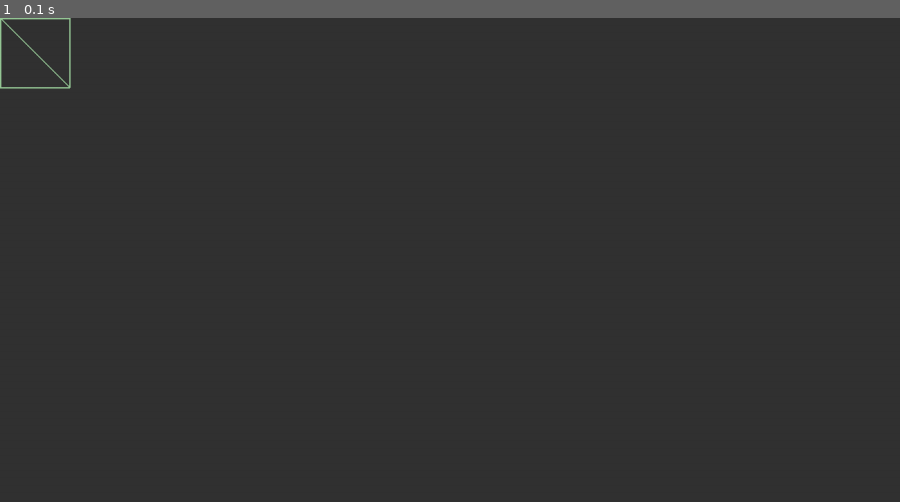
Above: before the commit, frame 1.
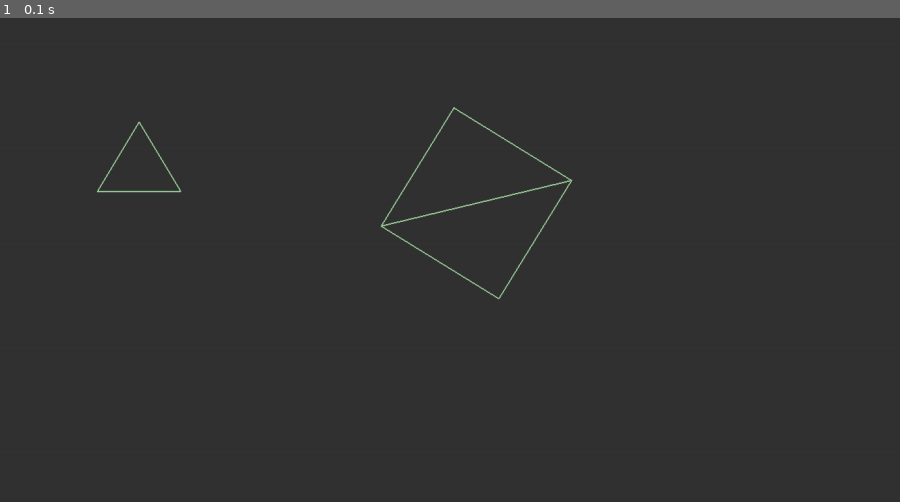
Above: after the commit, the same moment.

Repository: chebur5581/GraphicEngine_v1
Game: pygame game, started from 2D/main.py
Same seed, same stepped clock (60 frames per second), same inputs: the game is played once before the commit and once after it.
Inputs:
- Up to frame 1 (0.1 s): no input

The runs differ from the first frame. In frame 1, 0.6% of the frame differs, in the area x 0-64%, y 0-59%.

Commit message:
some fixing

Diff:
--- a/2D/object.py
+++ b/2D/object.py
@@ -1,6 +1,7 @@
 import pygame as pg
 import numpy as np
 import math
+
 
 class Object():  # класс для создания объектов.
     def __init__(self, vertex, facets, pos, screen):
@@ -28,3 +29,7 @@
             poly[vert[0]][0] += self.x  # смещение
             poly[vert[0]][1] += self.y
         pg.draw.polygon(self.screen, (150, 200, 150), poly, 2)
+
+    def rotate_z(self, angle):
+        self.basis = np.array([(math.cos(angle), -math.sin(angle)),
+                         (math.sin(angle), math.cos(angle))])
--- a/2D/world.py
+++ b/2D/world.py
@@ -2,6 +2,7 @@
 import numpy as np
 from object import Object
 import math
+
 
 class World():  # класс всех объектов на экране
     def __init__(self, screen):
@@ -10,12 +11,21 @@
         self.create_objects()  # вызов функции создания объектов
 
     def create_objects(self):  # создание объектов с вершинами
-        self.cube_1 = self.quad((0, 0), 100)
+        self.cube_1 = self.quad((550, 300), 200)
+        self.cube_1.rotate_z(45)
+
+        self.figure_1 = self.figure((200, 200),
+                        np.array([(60, 50), (-60, 50), (0, -50)]),
+                        np.array([((0, 1, 2))]))
 
     # функция квадрата
     def quad(self, pos, size=float or int, facets=np.array([((0, 1, 2)), ((0, 2, 3))])):
         vert = np.array([(0, 0), (size, 0), (size, size), (0, size)])
         return Object(vert, facets, pos, self.screen)
 
+    def figure(self, pos, vertex, facets):
+        return Object(vertex, facets, pos, self.screen)
+
     def render_world(self):  # отрисовка всех объектов
         self.cube_1.render()
+        self.figure_1.render()
